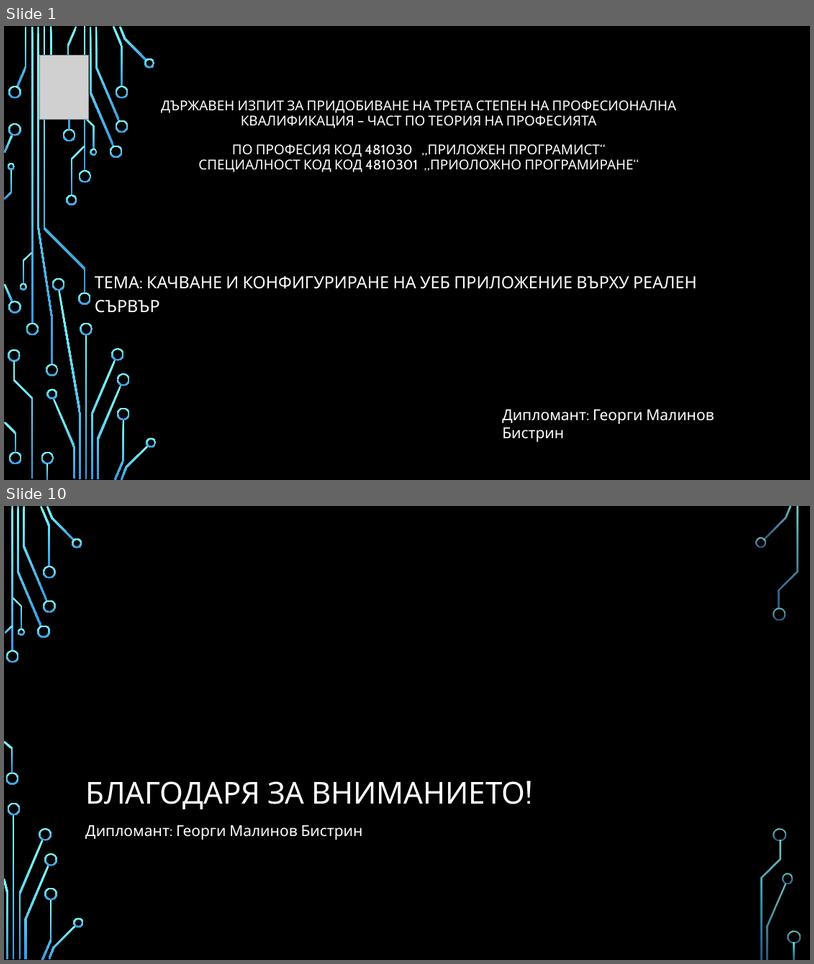
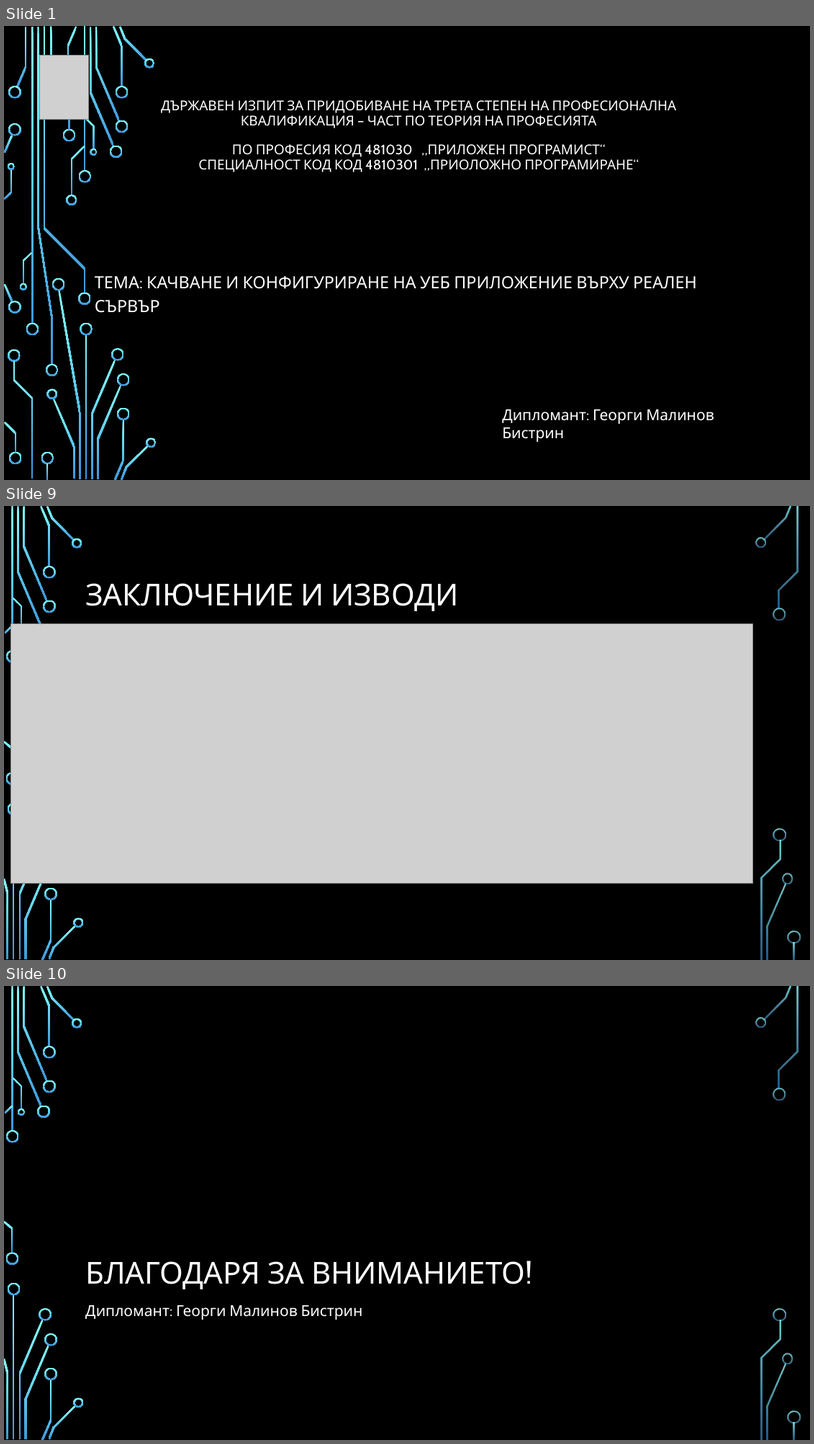
Before and after one commit to pgee-dzi2024/Theme_2508, a slide deck: dr/presentation.pptx. Shown one above the other, each under a label of ours: slides 1 and 10 before the commit, slides 1, 9 and 10 after it; the slides between them are not shown. The pictures are 814x964 and 814x1444 pixels, drawn with LibreOffice and Linux fonts; fonts in the diff are those of the drawing; grey boxes stand for pictures; background and template pictures are left out. Boxes give left, top, right and bottom in pixels: in the first picture for what was removed or moved away, otherwise in the second. Text is boxed around its words. In the diff, an @@ line names an element or a change of style, - is before the commit and + after.

```diff
--- a/dr/presentation.pptx
+++ b/dr/presentation.pptx
@@ slide 9 added at (x1=4, y1=506, x2=810, y2=960), background picture (left out); not listed: 32 template elements that a slide beside it also shows @@
@@ title added at (x1=85, y1=583, x2=458, y2=611), 36 pt, text #FFFFFF @@
+ЗАКЛЮЧЕНИЕ И ИЗВОДИ
@@ picture added at (x1=10, y1=624, x2=754, y2=883) @@
```
Also in this commit, not shown: 7 slides changed, 1 slide removed, 3 other files.
